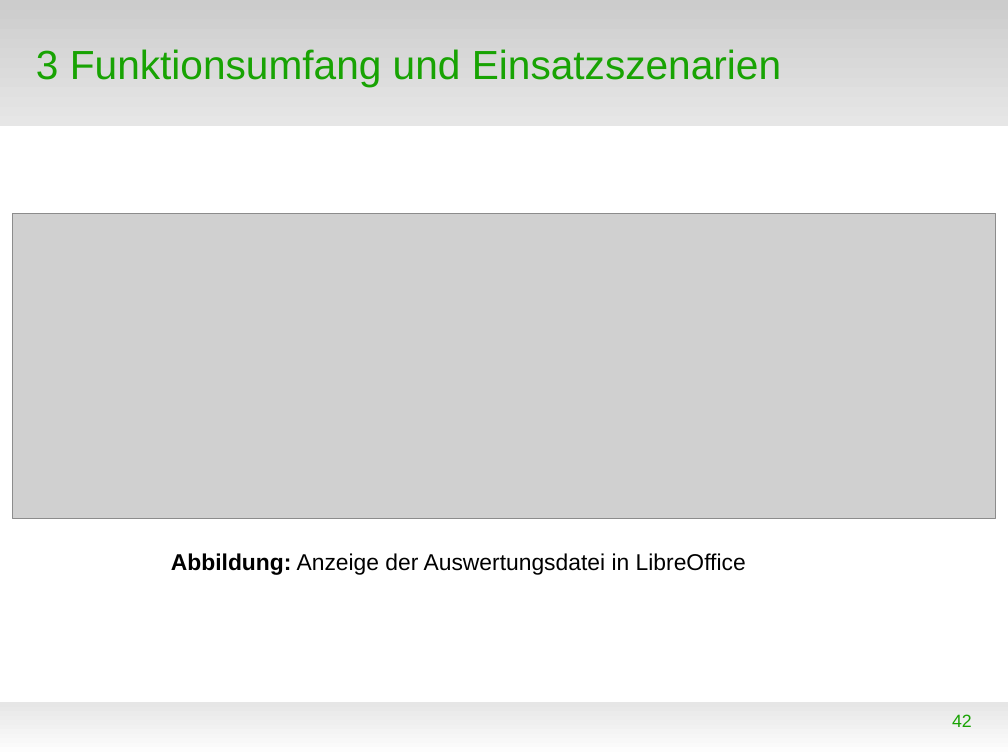
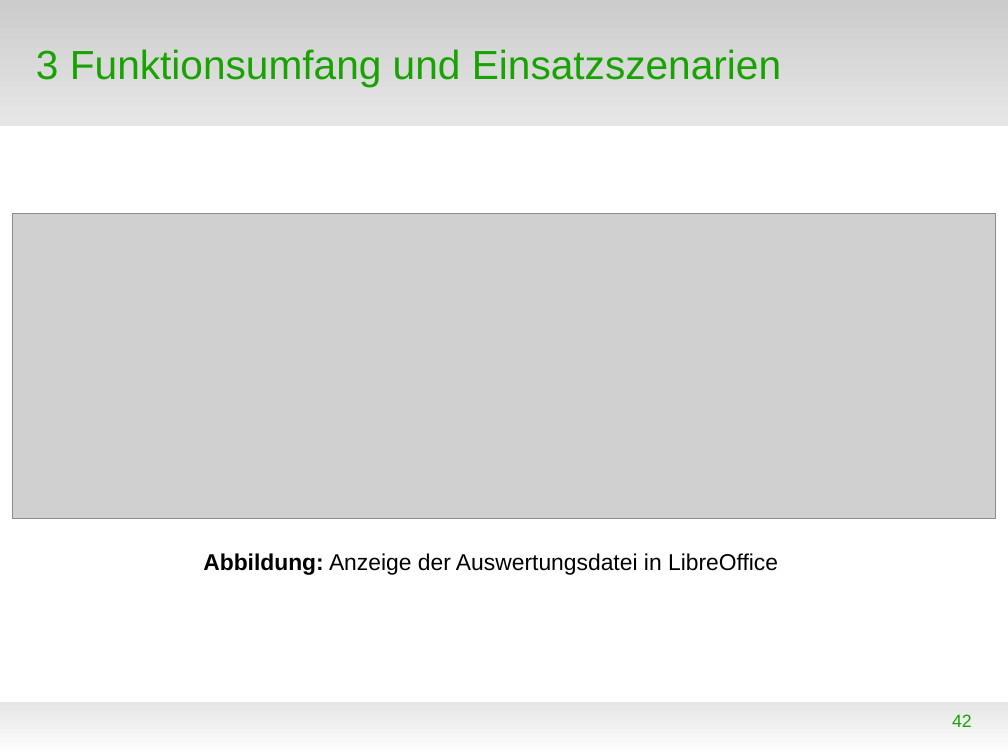
Before and after one commit to WorldofJARcraft/Kanu-s.a.M., a slide deck: slide 42 of Präsentation/Präsentation.odp. Drawn at 1008x756 pixels with LibreOffice and Linux fonts; fonts in the diff are those of the drawing; grey boxes stand for pictures; background and template pictures are left out. Boxes give left, top, right and bottom in pixels: in the first picture for what was removed or moved away, otherwise in the second. Text is boxed around its words. In the diff, an @@ line names an element or a change of style, - is before the commit and + after.

```diff
--- a/Präsentation/Präsentation.odp
+++ b/Präsentation/Präsentation.odp
@@ text "Abbildung: Anzeige der Auswertungsdatei in ..." moved from (x1=171, y1=553, x2=746, y2=575) to (x1=203, y1=553, x2=778, y2=575) @@
```
Also in this commit, not shown: 7 other slides changed, 9 slides added, 1 other file.
